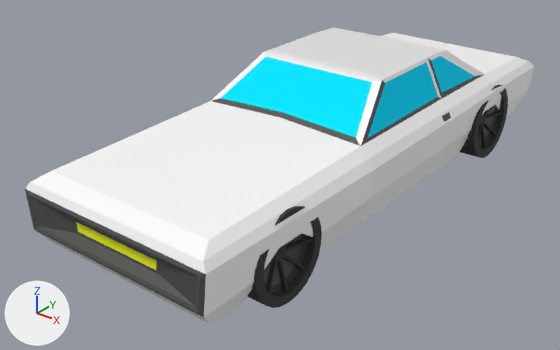
The glTF model carswitcher/1.0.1/assets/spookycar2.glb as it was, and as the next commit left it.
Camera for both pictures: a camera (50 mm lens) standing at (3.32, -4.6, 2.34) and looking at (-0.19, -0.22, -0.38). Every picture has the same lights, and +X, +Y and +Z are marked at lower left. Objects named as collision shapes, trigger or cutter boxes, shadow casters or lower levels of detail are left out. Where no turn or scale is listed for an object, it has been applied to the vertices. Vertices at the same position are counted once.

Objects in the first picture: 'Body', 'WheelBL', 'WheelFL'.
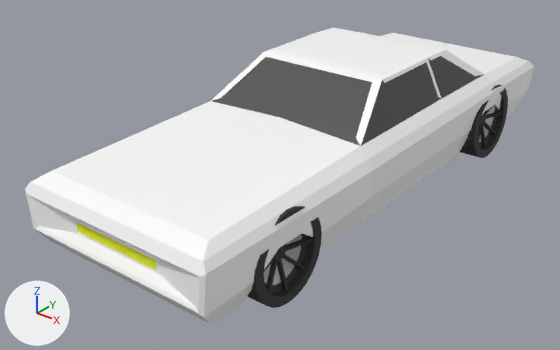
The edits, one by one:
Material 'Rim' (mat_rim) is new.
Its base color is (0.4, 0.4, 0.4) (grey #aaaaaa).
Its roughness is 0.4.
me_cube_001 has 247 vertices, 485 faces and spans x -0.81..0.81, y -2.12..2.44, z -0.25..0.72.
me_cube_001 is used by ob_body; location (0.0, 0.0, -0.193).
me_cube_001 part 1: 16 faces spanning x -0.7..0.7, y -0.41..1.44, z 0.41..0.69 switch from mat_glass (cyan #00e2ff) to mat_metal (dark grey #4e4e4e).
me_cube_001 part 2: 104 faces spanning x -0.81..0.81, y -2.12..2.44, z -0.25..0.31 switch from mat_metal (dark grey #4e4e4e) to mat_main (white #ffffff).
me_cube_001 no longer uses material mat_secondary (white #ffffff).
me_wheel_001 has 368 vertices, 732 faces and spans x -0.172..0.172, y -0.331..0.331, z -0.331..0.331.
me_wheel_001 is used by ob_wheelbl; location (0.628, 1.527, -0.219); rotation (0.0, 0.0, -3.142), in degrees (0, 0, -180).
me_wheel_001 part 3: all 94 faces that had it switch from mat_metal_001 (dark grey #4e4e4e) to mat_rim (grey #aaaaaa).

Location of each change, (x1, y1, x2, y2) in pixels of the pictures (560 x 350 px):
part 1 of me_cube_001, recoloured (cyan to grey)
    both: (221, 56, 474, 138)
part 2 of me_cube_001, recoloured (grey to white)
    both: (25, 112, 451, 317)
part 3 of me_wheel_001, recoloured
    both: (264, 106, 495, 285)
